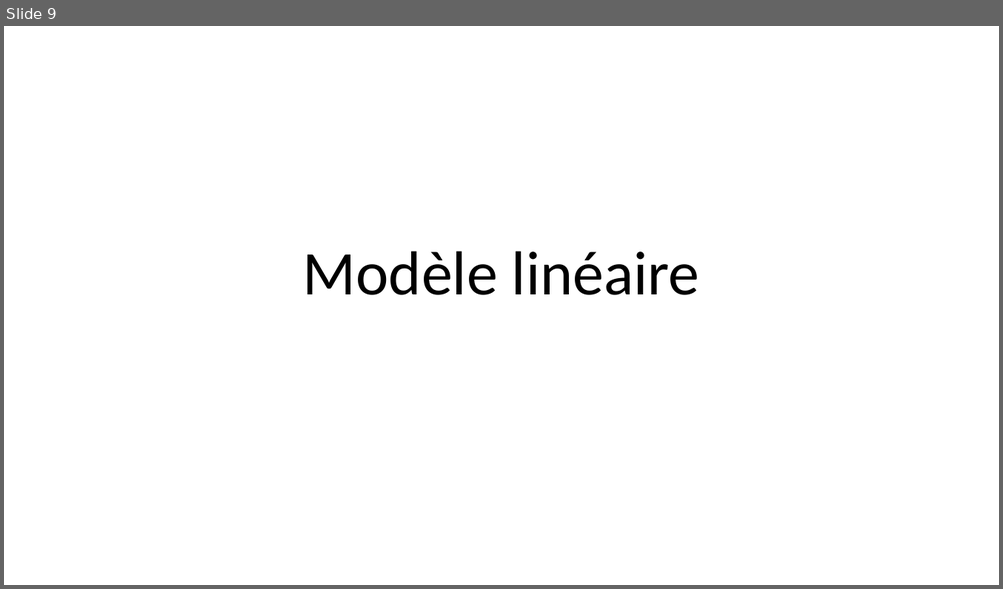
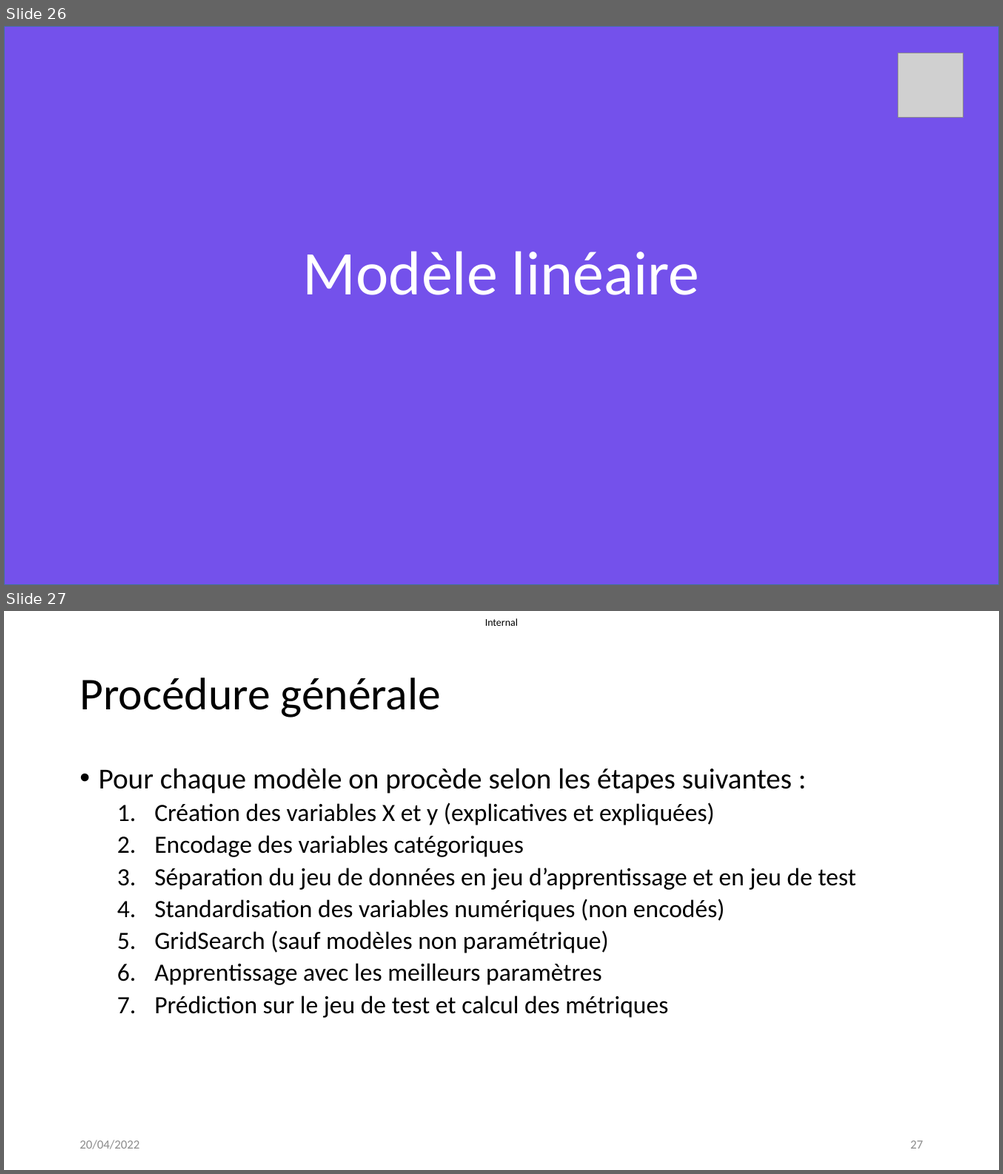
Before and after one commit to datanab/energy-consumption-prediction, a slide deck: Pélec_03_Presentation.pptx. Shown one above the other, each under a label of ours: slide 9 before the commit, slides 26 and 27 after it. The pictures are 1003x589 and 1003x1174 pixels, drawn with LibreOffice and Linux fonts; fonts in the diff are those of the drawing; grey boxes stand for pictures. Boxes give left, top, right and bottom in pixels: in the first picture for what was removed or moved away, otherwise in the second. Text is boxed around its words. In the diff, an @@ line names an element or a change of style, - is before the commit and + after.

```diff
--- a/Pélec_03_Presentation.pptx
+++ b/Pélec_03_Presentation.pptx
@@ slide 27 added at (4, 611, 999, 1170), background #FFFFFF @@
@@ text added at (485, 618, 518, 626), 10 pt, text #000000 @@
+Internal
@@ title added at (79, 678, 441, 718), 44 pt, text #000000 @@
+Procédure générale
@@ text added at (99, 768, 856, 1018), 24 pt, text #000000 @@
+• Pour chaque modèle on procède selon les étapes suivantes :
+  1. Création des variables X et y (explicatives et expliquées)
+  2. Encodage des variables catégoriques
+  3. Séparation du jeu de données en jeu d’apprentissage et en jeu de test
+  4. Standardisation des variables numériques (non encodés)
+  5. GridSearch (sauf modèles non paramétrique)
+  6. Apprentissage avec les meilleurs paramètres
+  7. Prédiction sur le jeu de test et calcul des métriques
@@ text added at (79, 1140, 139, 1150), 12 pt, text #8C8C8C @@
+20/04/2022
@@ page number added at (910, 1141, 922, 1149), 12 pt, text #8C8C8C @@
+27
@@ what was slide 9 is now slide 26 @@
@@ slide 26 changed as well @@
@@ rectangle added at (4, 26, 999, 585), fill #7451EB, outline #43739E 1 pt @@
@@ picture added at (898, 53, 963, 118) @@
@@ title "Modèle linéaire" at (303, 251, 700, 295): text colour #000000 to #FFFFFF @@
```
Also in this commit, not shown: 12 other slides changed, 47 other slides added, 13 slides removed, 2 other files.
